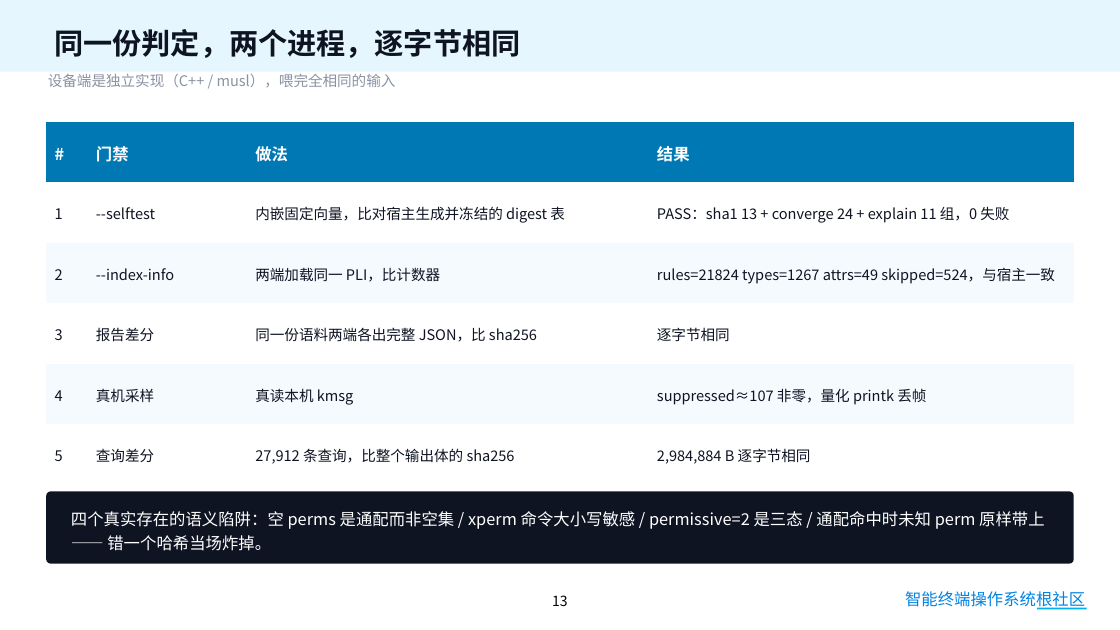
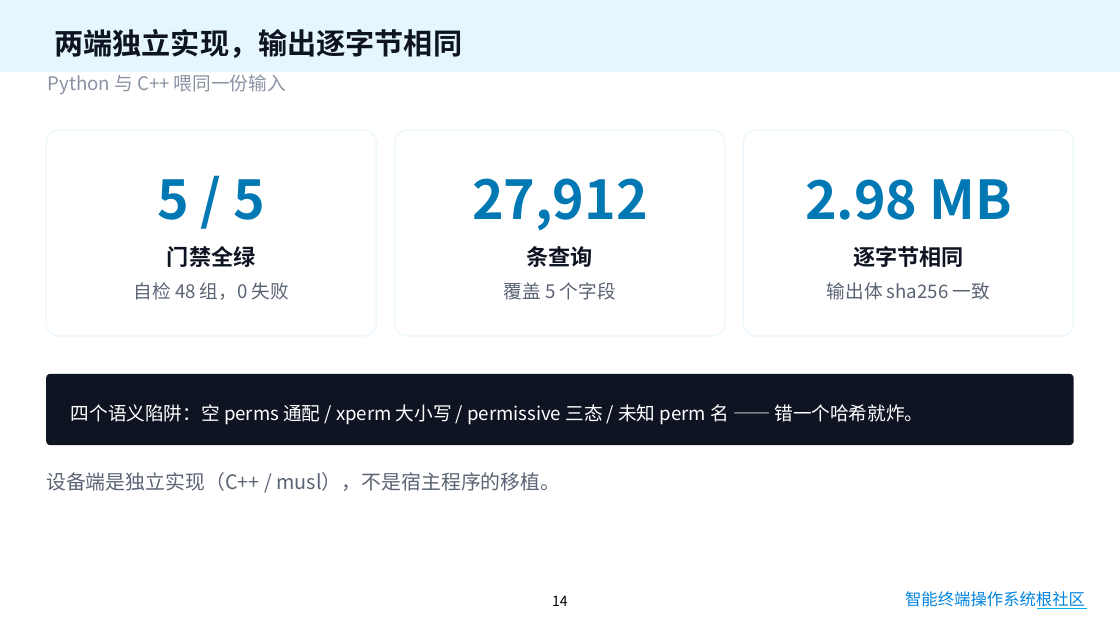
Before and after one commit to asymecat/policy_loop, a slide deck: slide 14 of docs/policy_loop-答辩.pptx (slide 13 before the commit). Drawn at 1120x630 pixels with LibreOffice and Linux fonts; fonts in the diff are those of the drawing; background and template pictures are left out. Boxes give left, top, right and bottom in pixels: in the first picture for what was removed or moved away, otherwise in the second. Text is boxed around its words. In the diff, an @@ line names an element or a change of style, - is before the commit and + after.

Commit message:
ppt: 答辩 PPT 定稿，生成器强制正文字号下限

```diff
--- a/docs/policy_loop-答辩.pptx
+++ b/docs/policy_loop-答辩.pptx
@@ text at bbox=[54, 29, 462, 58]: text changed @@
-同一份判定，两个进程，逐字节相同
+两端独立实现，输出逐字节相同
@@ text at bbox=[48, 74, 286, 94]: text changed; size 12.5 to 16 pt @@
-设备端是独立实现（C++ / musl），喂完全相同的输入
+Python 与 C++ 喂同一份输入
@@ table removed at bbox=[46, 122, 1074, 485], 6 rows, 4 columns @@
-# | 门禁 | 做法 | 结果
-1 | --selftest | 内嵌固定向量，比对宿主生成并冻结的 digest 表 | PASS：sha1 13 + converge 24 + explain 11 组，0 失败
-2 | --index-info | 两端加载同一 PLI，比计数器 | rules=21824 types=1267 attrs=49 skipped=524，与宿主一致
-3 | 报告差分 | 同一份语料两端各出完整 JSON，比 sha256 | 逐字节相同
-4 | 真机采样 | 真读本机 kmsg | suppressed≈107 非零，量化 printk 丢帧
-5 | 查询差分 | 27,912 条查询，比整个输出体的 sha256 | 2,984,884 B 逐字节相同
@@ rounded rectangle added at bbox=[46, 130, 376, 336], fill #FFFFFF, outline #EAF6FD 1 pt, 16 pt, text #5B6474 @@
+5 / 5
+门禁全绿
+自检 48 组，0 失败
@@ rounded rectangle added at bbox=[395, 130, 725, 336], fill #FFFFFF, outline #EAF6FD 1 pt, 46 pt, text #0078B4, bold @@
+27,912
+条查询
+覆盖 5 个字段
@@ rounded rectangle added at bbox=[744, 130, 1074, 336], fill #FFFFFF, outline #EAF6FD 1 pt, 16 pt, text #5B6474, bold @@
+2.98 MB
+逐字节相同
+输出体 sha256 一致
@@ rounded rectangle "四个语义陷阱：空 perms 通配 / xperm ...": place and size @@
-rounded rectangle "四个语义陷阱：空 perms 通配 / xperm ..." at bbox=[46, 492, 1074, 564]
+rounded rectangle "四个语义陷阱：空 perms 通配 / xperm ..." at bbox=[46, 374, 1074, 445]
@@ text in rounded rectangle at bbox=[71, 404, 923, 425]: text changed; size 14 to 16 pt @@
-四个真实存在的语义陷阱：空 perms 是通配而非空集 / xperm 命令大小写敏感 / permissive=2 是三态 / 通配命中时未知 perm 原样带上 —— 错一个哈希当场炸掉。
+四个语义陷阱：空 perms 通配 / xperm 大小写 / permissive 三态 / 未知 perm 名 —— 错一个哈希就炸。
@@ text added at bbox=[46, 472, 560, 491], 17 pt, text #5B6474 @@
+设备端是独立实现（C++ / musl），不是宿主程序的移植。
@@ page number at bbox=[552, 595, 568, 606]: text changed @@
-13
+14
@@ text "智能终端操作系统根社区" at bbox=[905, 591, 1085, 609]: text colour #0284E2 to gradient #0284E2 to #00B050 @@
```
Also in this commit, not shown: 20 other slides changed, 1 slide added, 1 other file.
